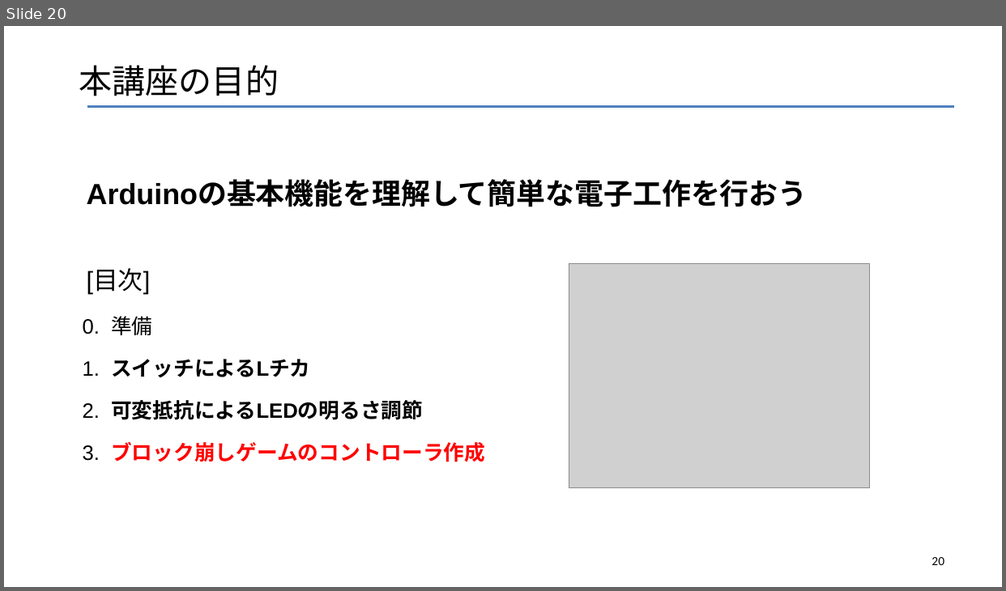
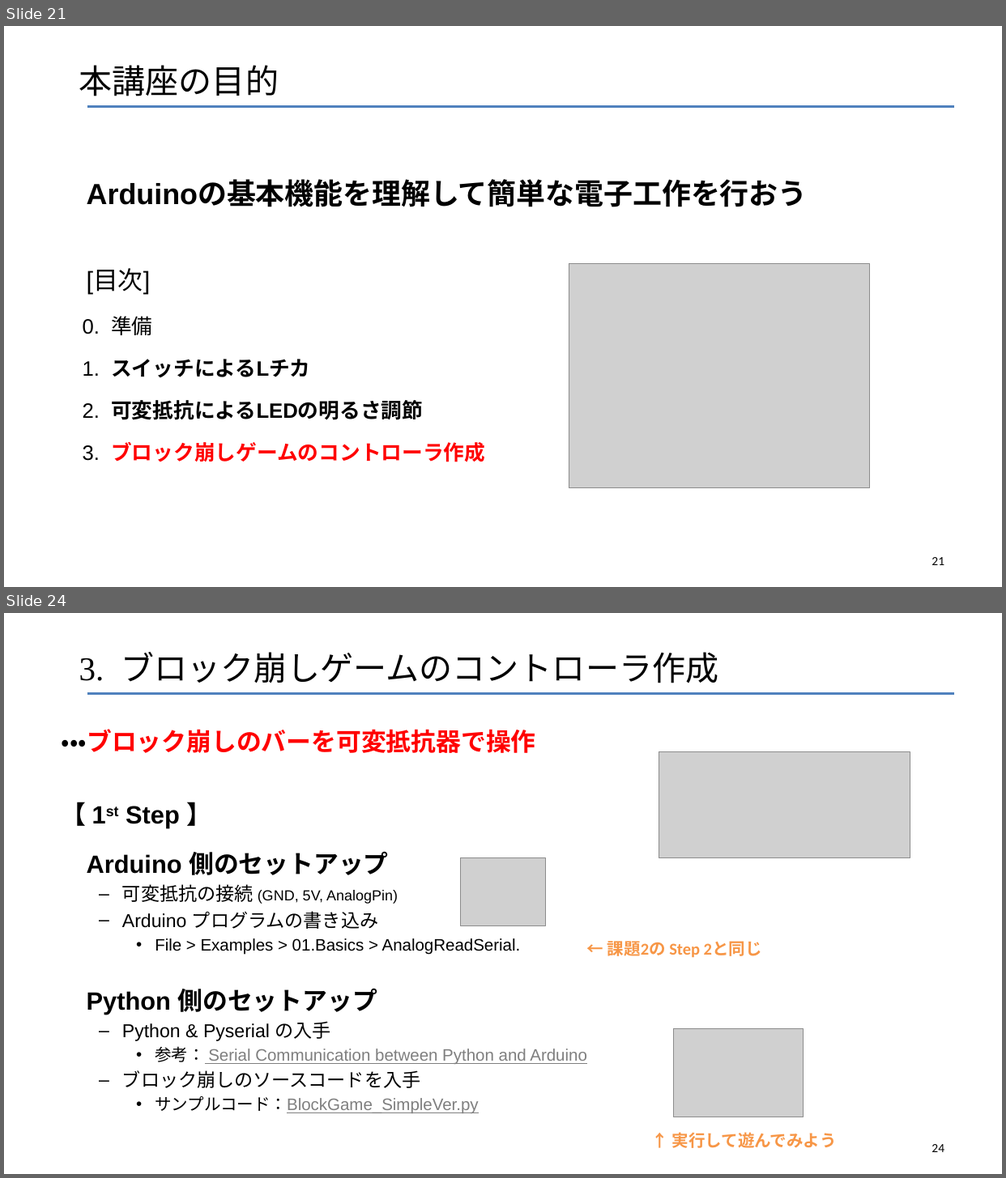
Before and after one commit to robot-cs/Tech-Education-Hub, a slide deck: Arduino-Basics/Arduino講座1.pptx. Shown one above the other, each under a label of ours: slide 20 before the commit, slides 21 and 24 after it; the slides between them are not shown. The pictures are 1006x591 and 1006x1178 pixels, drawn with LibreOffice and Linux fonts; fonts in the diff are those of the drawing; grey boxes stand for pictures. Boxes give left, top, right and bottom in pixels: in the first picture for what was removed or moved away, otherwise in the second. Text is boxed around its words. In the diff, an @@ line names an element or a change of style, - is before the commit and + after.

Commit message:
update Arduino-slide

```diff
--- a/Arduino-Basics/Arduino講座1.pptx
+++ b/Arduino-Basics/Arduino講座1.pptx
@@ slide 24 added at box(4, 613, 1002, 1174), background #FFFFFF; not listed: 1 template element that a slide beside it also shows @@
@@ title added at box(79, 652, 718, 683), 32 pt, text #000000 @@
+3. ブロック崩しゲームのコントローラ作成
@@ text added at box(62, 729, 587, 1114), 16 pt, text #000000 @@
+・・・ブロック崩しのバーを可変抵抗器で操作
+【 1st Step 】
+Arduino 側のセットアップ
+  – 可変抵抗の接続 (GND, 5V, AnalogPin)
+  – Arduino プログラムの書き込み
+    • File > Examples > 01.Basics > AnalogReadSerial.
+Python 側のセットアップ
+  – Python & Pyserial の入手
+    • 参考： Serial Communication between Python and Arduino
+  – ブロック崩しのソースコードを入手
+    • サンプルコード：BlockGame_SimpleVer.py
@@ picture added at box(659, 752, 910, 858) @@
@@ picture added at box(461, 858, 546, 926) @@
@@ text added at box(607, 941, 762, 958), 16 pt, text #F79646, bold @@
+← 課題2の Step 2と同じ
@@ picture added at box(674, 1029, 803, 1118) @@
@@ text added at box(672, 1132, 837, 1148), 16 pt, text #F79646, bold @@
+↑ 実行して遊んでみよう
@@ page number added at box(931, 1144, 944, 1152), 12 pt, text #000000 @@
+24
@@ what was slide 20 is now slide 21 @@
@@ page number at box(931, 557, 944, 565): text changed @@
-20
+21
```
Also in this commit, not shown: 10 slides changed, 5 other slides added.
